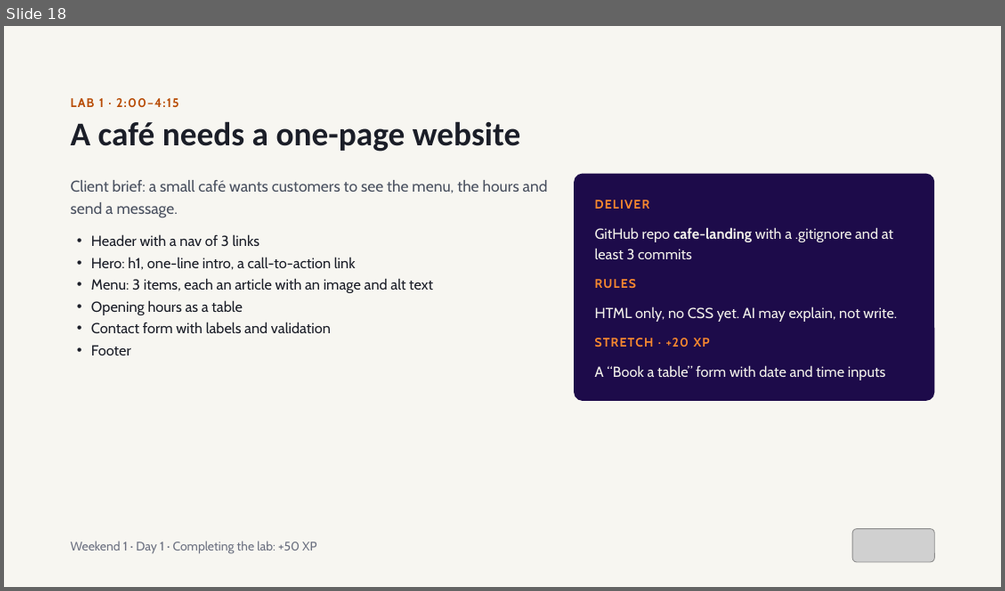
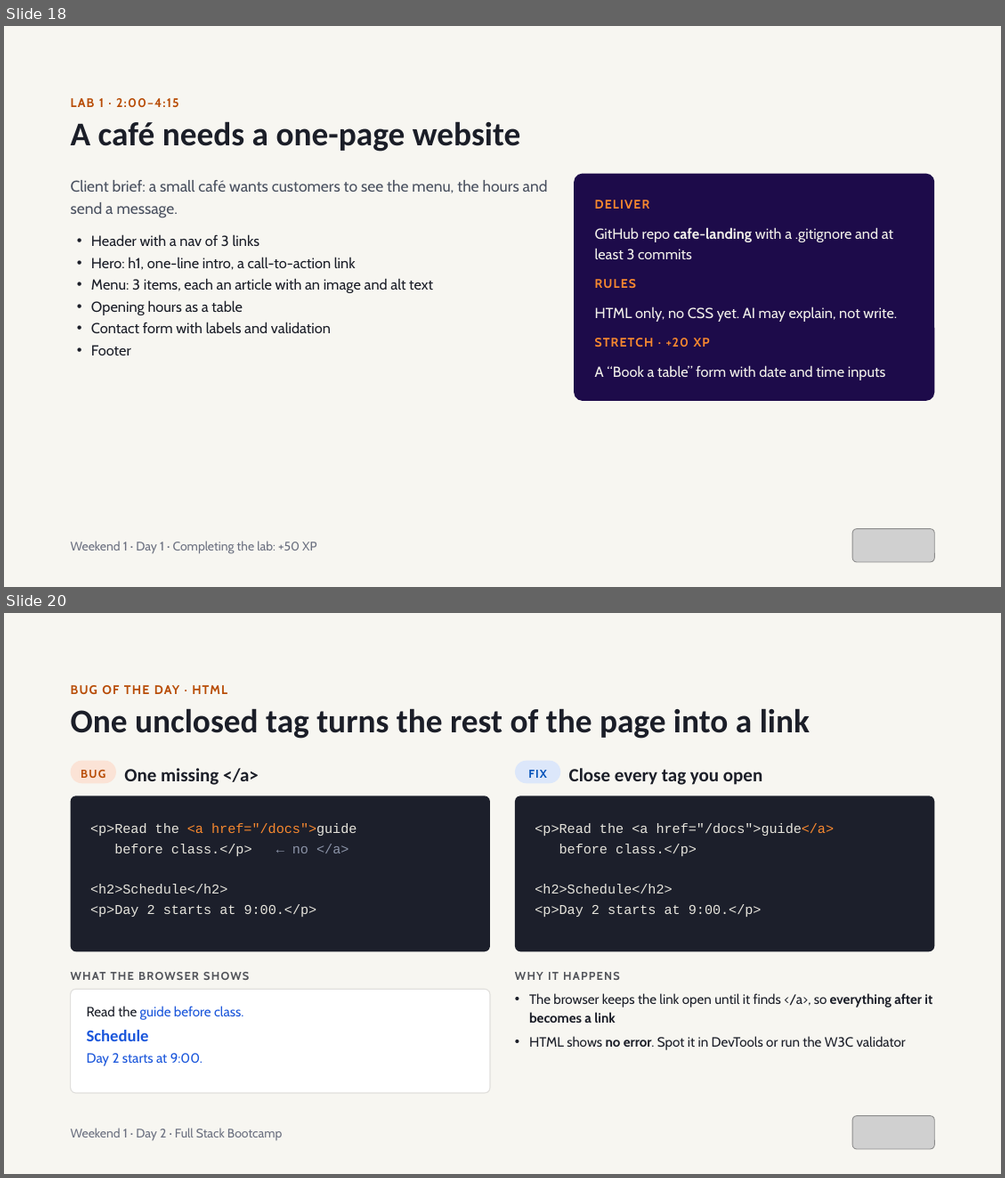
Before and after one commit to Matiz009/web-qi, a slide deck: resources/Weekend 1 — Dev Foundations & Modern Web.pptx. Shown one above the other, each under a label of ours: slide 18 before the commit, slides 18 and 20 after it; the slides between them are not shown. The pictures are 1005x591 and 1005x1178 pixels, drawn with LibreOffice and Linux fonts; fonts in the diff are those of the drawing; grey boxes stand for pictures. Boxes give left, top, right and bottom in pixels: in the first picture for what was removed or moved away, otherwise in the second. Text is boxed around its words. In the diff, an @@ line names an element or a change of style, - is before the commit and + after.

```diff
--- a/resources/Weekend 1 — Dev Foundations & Modern Web.pptx
+++ b/resources/Weekend 1 — Dev Foundations & Modern Web.pptx
@@ slide 20 added at (x1=4, y1=613, x2=1001, y2=1174), background #F7F6F1 @@
@@ text added at (x1=71, y1=685, x2=227, y2=694), 12 pt, text #B84C06, bold @@
+BUG OF THE DAY · HTML
@@ title added at (x1=71, y1=708, x2=809, y2=738), 32 pt, text #1B1E28, bold @@
+One unclosed tag turns the rest of the page into a link
@@ rounded rectangle added at (x1=71, y1=761, x2=116, y2=784), fill #FBE3D6, 11 pt, text #B84C06, bold @@
+BUG
@@ text added at (x1=124, y1=768, x2=259, y2=785), 18 pt, text #1B1E28, bold @@
+One missing </a>
@@ rounded rectangle added at (x1=515, y1=761, x2=560, y2=784), fill #DCE7FA, 11 pt, text #0050B8, bold @@
+FIX
@@ text added at (x1=569, y1=768, x2=762, y2=785), 18 pt, text #1B1E28, bold @@
+Close every tag you open
@@ rounded rectangle added at (x1=71, y1=795, x2=490, y2=951), fill #1C1F2B, 13 pt, text #E6E4DC @@
+<p>Read the <a href="/docs">guide
+before class.</p> ← no </a>
+<h2>Schedule</h2>
+<p>Day 2 starts at 9:00.</p>
@@ rounded rectangle added at (x1=515, y1=795, x2=934, y2=951), fill #1C1F2B, 13 pt, text #E6E4DC @@
+<p>Read the <a href="/docs">guide</a>
+before class.</p>
+<h2>Schedule</h2>
+<p>Day 2 starts at 9:00.</p>
@@ text added at (x1=71, y1=972, x2=249, y2=980), 11 pt, text #52545A, bold @@
+WHAT THE BROWSER SHOWS
@@ text added at (x1=515, y1=972, x2=620, y2=980), 11 pt, text #52545A, bold @@
+WHY IT HAPPENS
@@ rounded rectangle added at (x1=71, y1=989, x2=490, y2=1093), fill #FFFFFF, outline #E1E0DD 1 pt, 13 pt, text #1A56DB @@
+Read the guide before class.
+Schedule
+Day 2 starts at 9:00.
@@ text added at (x1=529, y1=993, x2=932, y2=1050), 13 pt, text #1B1E28 @@
+• The browser keeps the link open until it finds </a>, so everything after it becomes a link
+• HTML shows no error. Spot it in DevTools or run the W3C validator
@@ picture added at (x1=853, y1=1116, x2=935, y2=1149) @@
@@ text added at (x1=71, y1=1127, x2=282, y2=1141), 12 pt, text #6B7080 @@
+Weekend 1 · Day 2 · Full Stack Bootcamp
```
Also in this commit, not shown: 10 slides changed, 21 other slides added, 5 other files.
